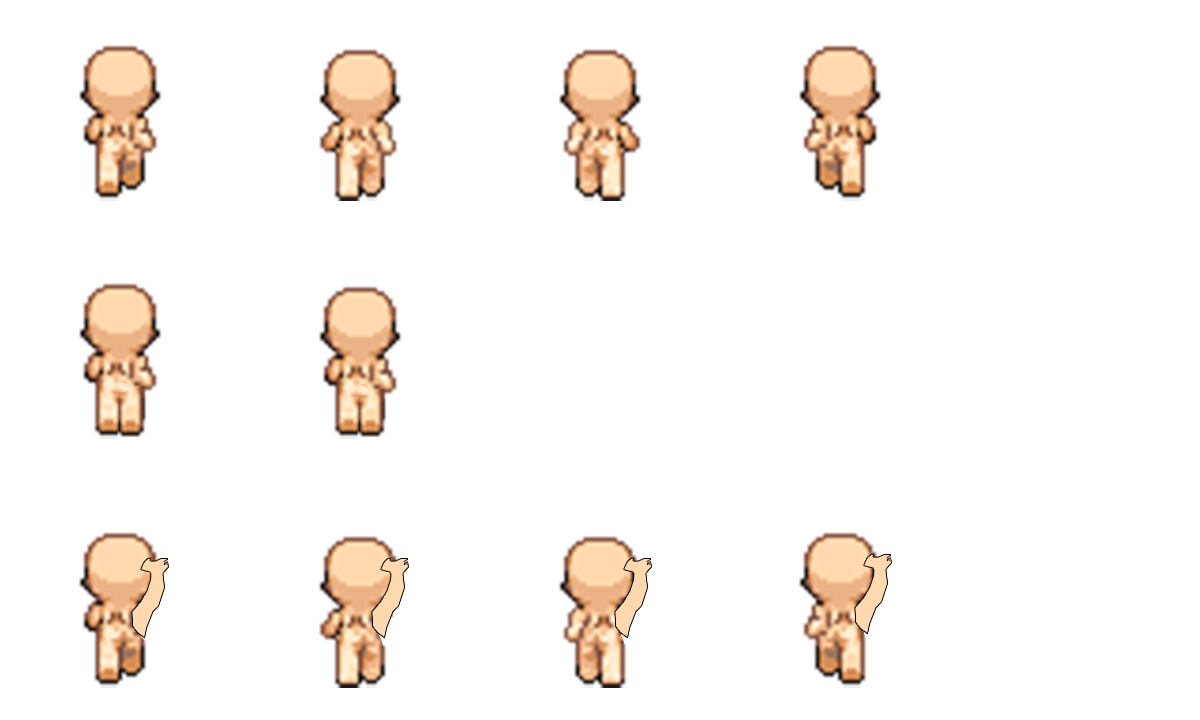
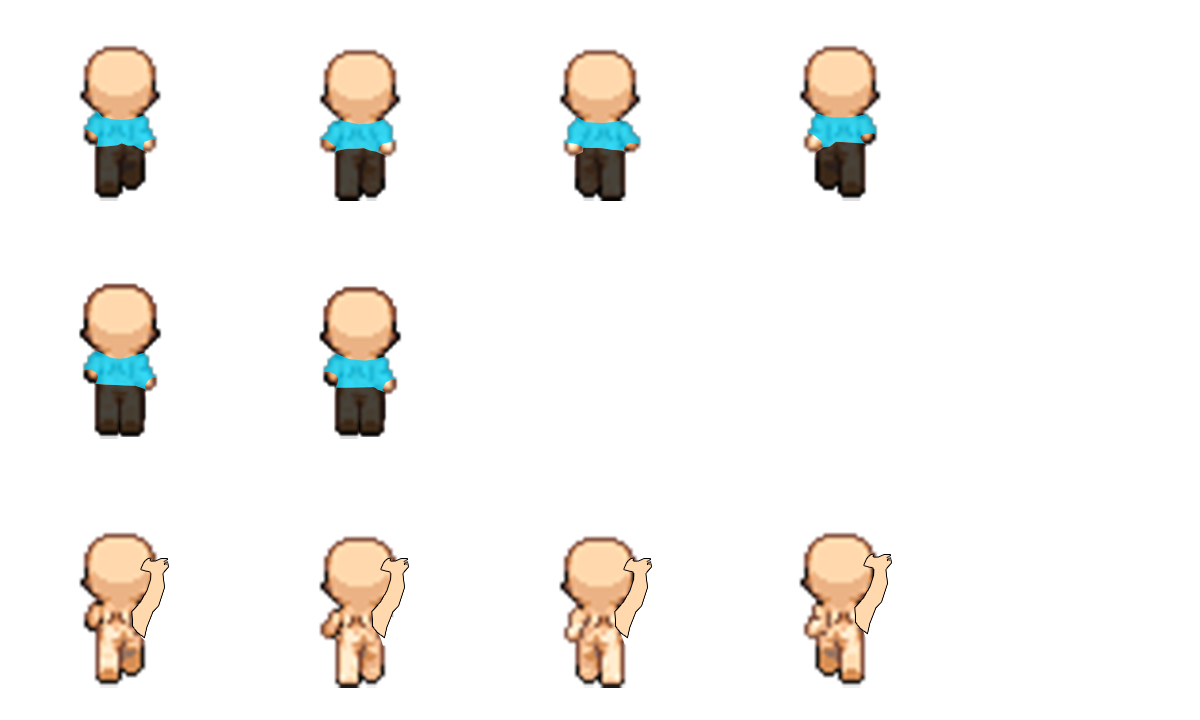
Comparing the layer stacks of the two 1200x720 images. Changes:
added group "wear3" with 3 layers in group "Walk" over [806, 113, 878, 201]
added layer "Camada 7" in group "wear3" over [813, 141, 869, 201]
added layer "Camada 8" in group "wear3" over [806, 113, 878, 148]
added group "Wear2" with 3 layers in group "Walk" over [562, 117, 642, 201]
added layer "Camada 5" in group "Wear2" over [573, 147, 627, 201]
added layer "Camada 6" in group "Wear2" over [562, 117, 642, 152]
added group "Wear1" (1st of 2, in "Walk") with 3 layers in group "Walk" over [319, 118, 398, 201]
added layer "Camada 11" in group "Wear1" over [333, 148, 389, 201]
added layer "Camada 12" in group "Wear1" over [319, 118, 398, 157]
added group "Wear 0" with 3 layers in group "Walk" over [82, 111, 158, 201]
added layer "Camada 9" in group "Wear 0" over [93, 143, 147, 201]
added layer "Camada 10" in group "Wear 0" over [82, 111, 158, 153]
added group "Wear1" (2nd of 2, in "Wait") with 3 layers in group "Wait" over [318, 286, 402, 439]
added layer "Camada 15" in group "Wear1" over [333, 387, 387, 439]
added layer "Camada 16" in group "Wear1" over [322, 352, 398, 396]
added layer "Wait1 copiar" in group "Wear1" over [318, 286, 402, 400]
added group "Wear0" with 3 layers in group "Wait" over [78, 283, 162, 439]
added layer "Camada 13" in group "Wear0" over [93, 384, 147, 439]
added layer "Camada 14" in group "Wear0" over [82, 350, 158, 391]
added layer "Wait0 copiar" in group "Wear0" over [78, 283, 162, 392]
